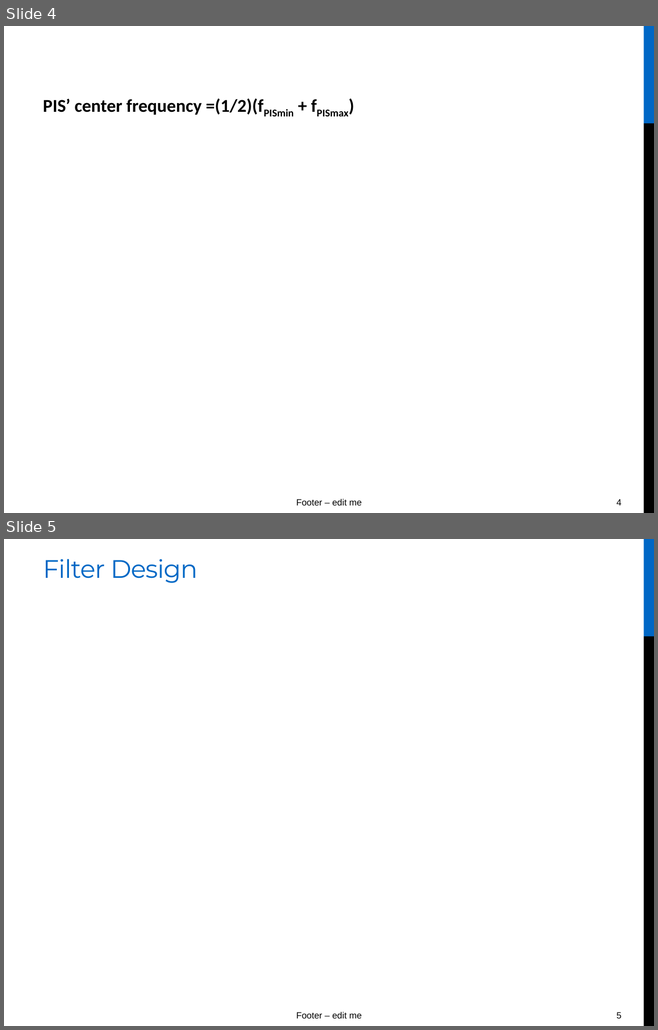
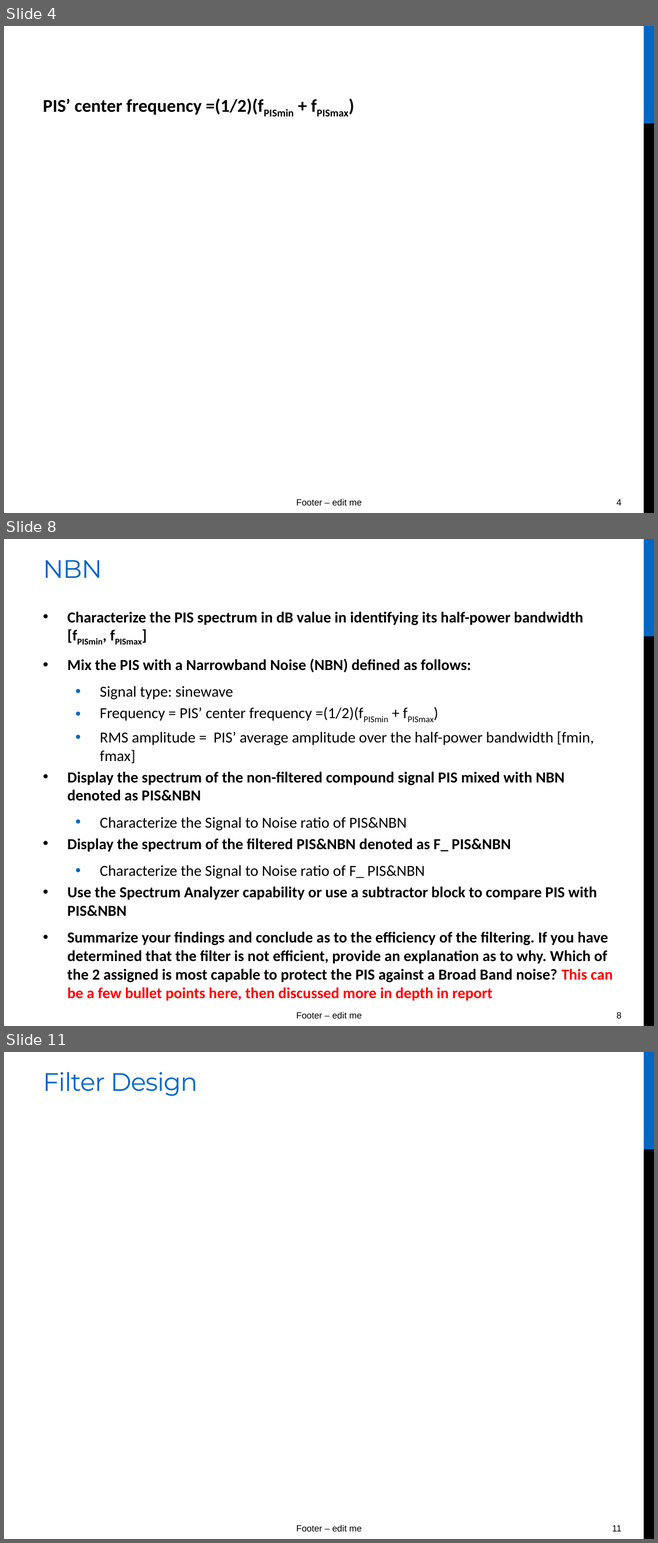
Before and after one commit to ChadwickyN/DSP_Project, a slide deck: FINAl_PRESENTATION.pptx. Shown one above the other, each under a label of ours: slides 4 and 5 before the commit, slides 4, 8 and 11 after it; the slides between them are not shown. The pictures are 658x1030 and 658x1543 pixels, drawn with LibreOffice and Linux fonts; fonts in the diff are those of the drawing. Boxes give left, top, right and bottom in pixels: in the first picture for what was removed or moved away, otherwise in the second. Text is boxed around its words. In the diff, an @@ line names an element or a change of style, - is before the commit and + after.

```diff
--- a/FINAl_PRESENTATION.pptx
+++ b/FINAl_PRESENTATION.pptx
@@ slide 8 added at box(4, 539, 654, 1026), background #FFFFFF; not listed: 4 template elements that a slide beside it also shows @@
@@ title added at box(43, 560, 102, 578), 28 pt, text #0067C5 @@
+NBN
@@ text added at box(67, 611, 612, 1001), 17 pt, text #000000, bold @@
+• Characterize the PIS spectrum in dB value in identifying its half-power bandwidth [fPISmin, fPISmax]
+• Mix the PIS with a Narrowband Noise (NBN) defined as follows:
+  • Signal type: sinewave
+  • Frequency = PIS’ center frequency =(1/2)(fPISmin + fPISmax)
+  • RMS amplitude = PIS’ average amplitude over the half-power bandwidth [fmin, fmax]
+• Display the spectrum of the non-filtered compound signal PIS mixed with NBN denoted as PIS&NBN
+  • Characterize the Signal to Noise ratio of PIS&NBN
+• Display the spectrum of the filtered PIS&NBN denoted as F_ PIS&NBN
+  • Characterize the Signal to Noise ratio of F_ PIS&NBN
+• Use the Spectrum Analyzer capability or use a subtractor block to compare PIS with PIS&NBN
+• Summarize your findings and conclude as to the efficiency of the filtering. If you have determined that the filter is not efficient, provide an explanation as to why. Which of the 2 assigned is most capable to protect the PIS against a Broad Band noise? This can be a few bullet points here, then discussed more in depth in report
@@ what was slide 5 is now slide 11 @@
@@ page number at box(612, 1525, 621, 1532): text changed @@
-5
+11
```
Also in this commit, not shown: 1 slide changed, 5 other slides added.
